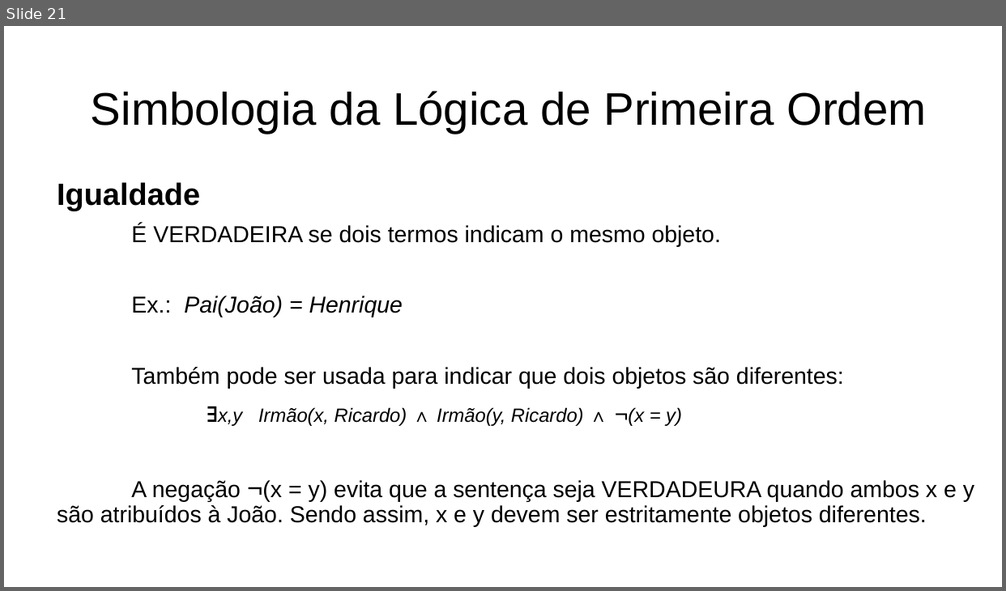
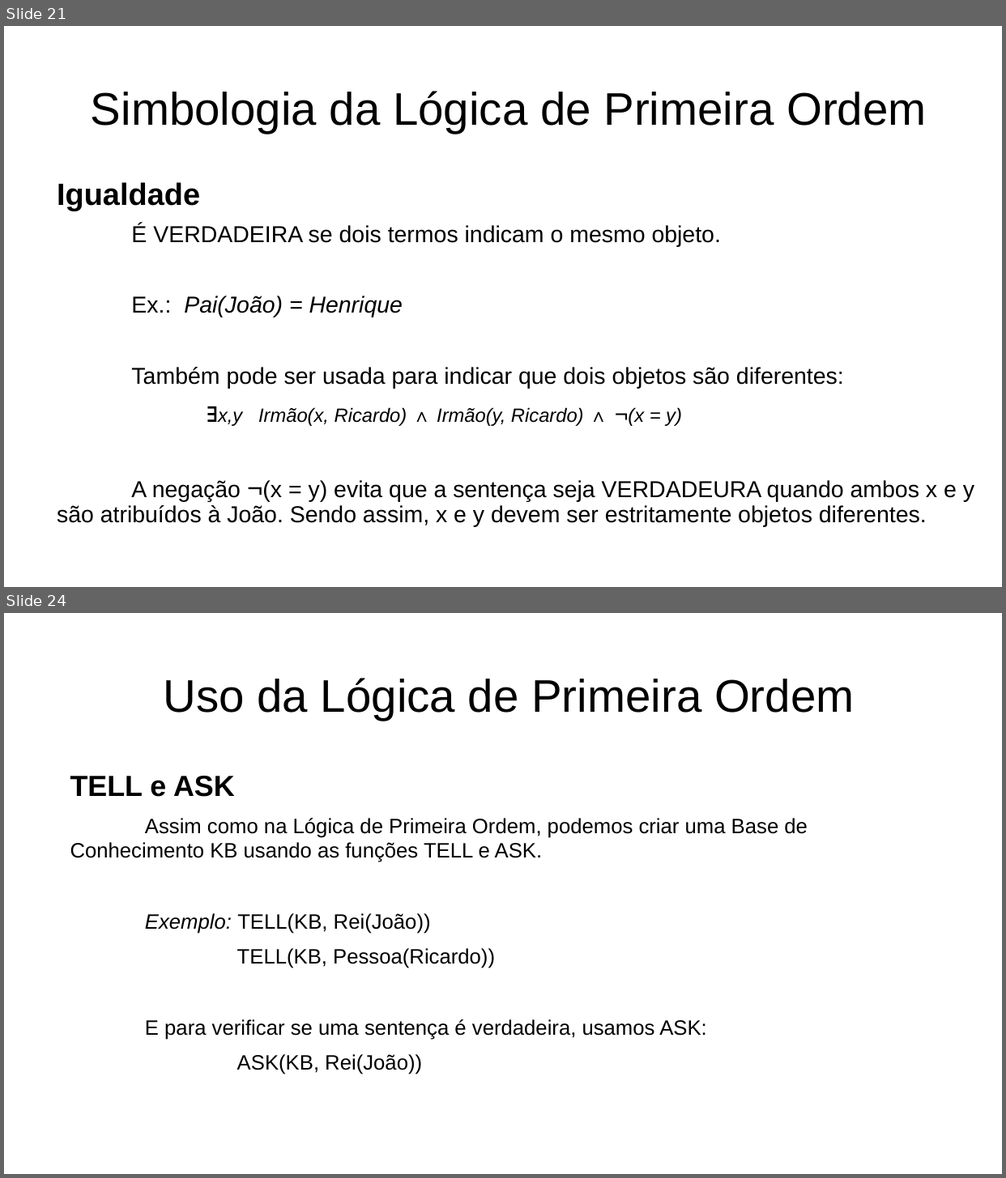
Before and after one commit to vbob/Engenharia, a slide deck: 8º Período/Inteligência Artificial/Lógica de Primeira Ordem.pptx. Shown one above the other, each under a label of ours: slide 21 before the commit, slides 21 and 24 after it; the slides between them are not shown. The pictures are 1006x591 and 1006x1178 pixels, drawn with LibreOffice and Linux fonts; fonts in the diff are those of the drawing. Boxes give left, top, right and bottom in pixels: in the first picture for what was removed or moved away, otherwise in the second. Text is boxed around its words. In the diff, an @@ line names an element or a change of style, - is before the commit and + after.

Commit message:
finalizada logica de 1a ordem

```diff
--- a/8º Período/Inteligência Artificial/Lógica de Primeira Ordem.pptx
+++ b/8º Período/Inteligência Artificial/Lógica de Primeira Ordem.pptx
@@ slide 24 added at (4, 613, 1002, 1174), background #FFFFFF @@
@@ title added at (163, 678, 854, 720), 44 pt, text #000000 @@
+Uso da Lógica de Primeira Ordem
@@ text added at (70, 776, 808, 1075), 20 pt, text #000000 @@
+TELL e ASK
+Assim como na Lógica de Primeira Ordem, podemos criar uma Base de Conhecimento KB usando as funções TELL e ASK.
+Exemplo: TELL(KB, Rei(João))
+TELL(KB, Pessoa(Ricardo))
+E para verificar se uma sentença é verdadeira, usamos ASK:
+ASK(KB, Rei(João))
```
Also in this commit, not shown: 2 slides changed, 4 other slides added, 1 other file.
